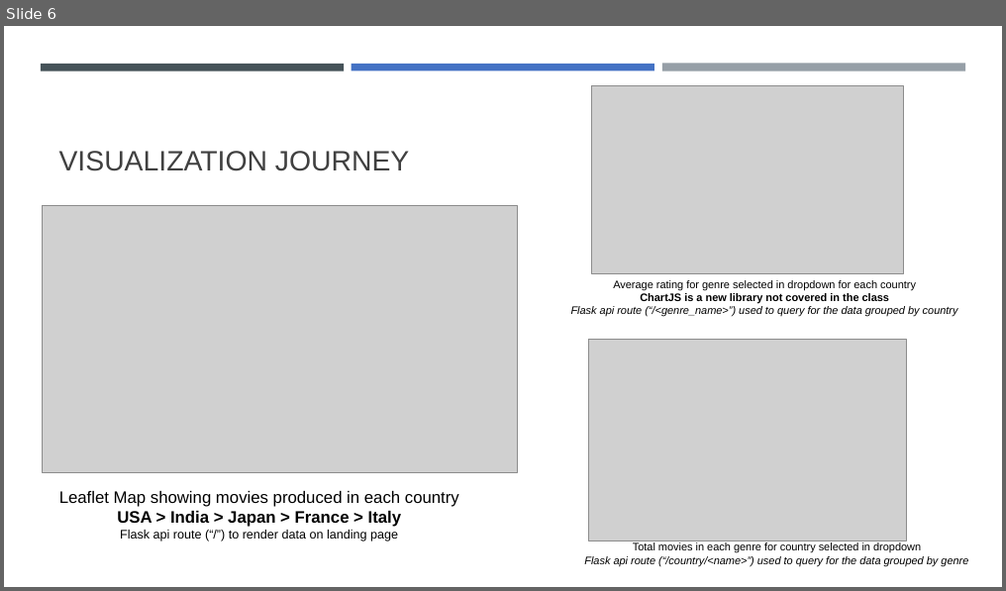
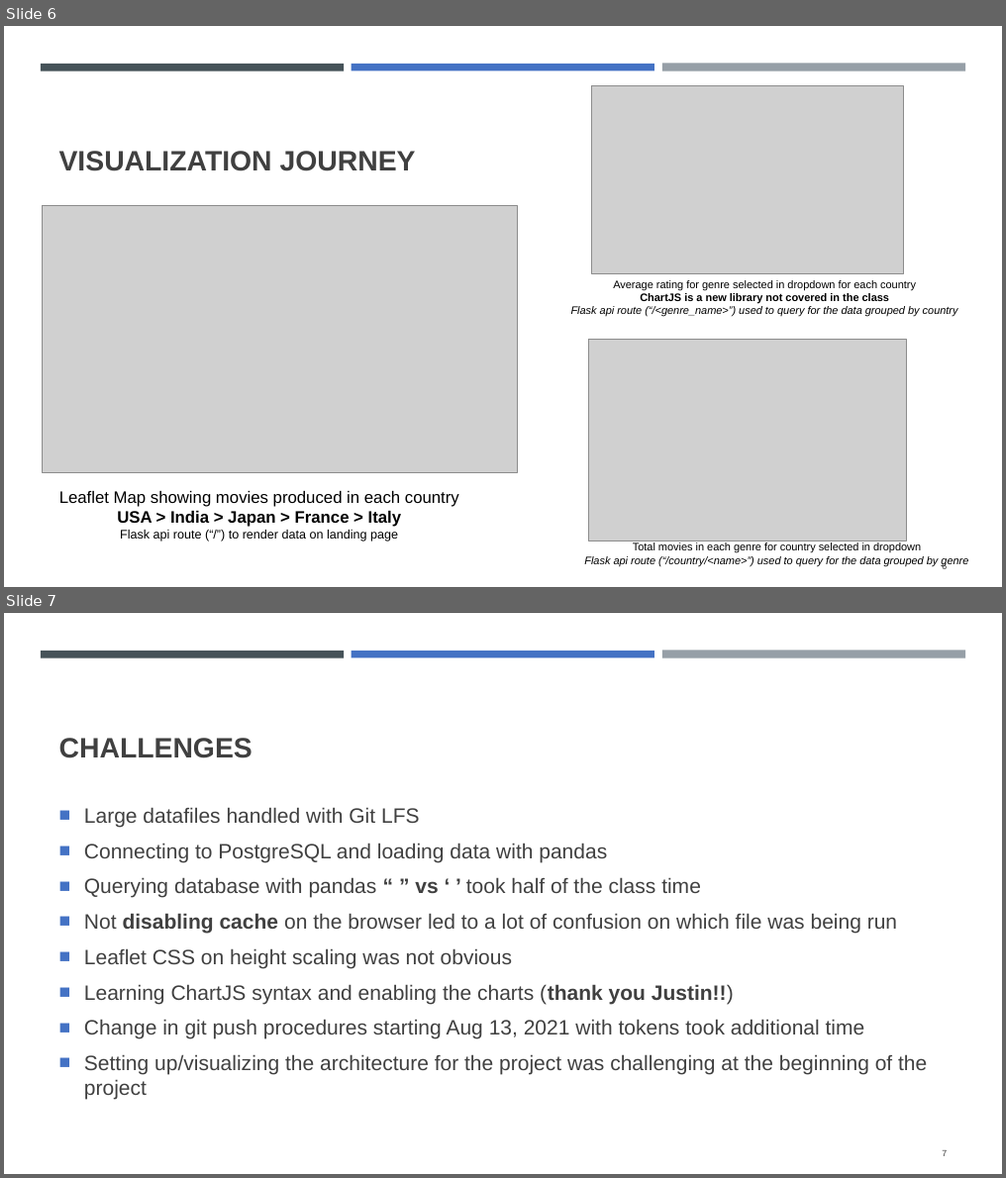
Before and after one commit to MohanPanga/IMDb-Movies-, a slide deck: Movie Guru.pptx. Shown one above the other, each under a label of ours: slide 6 before the commit, slides 6 and 7 after it. The pictures are 1006x591 and 1006x1178 pixels, drawn with LibreOffice and Linux fonts; fonts in the diff are those of the drawing; grey boxes stand for pictures. Boxes give left, top, right and bottom in pixels: in the first picture for what was removed or moved away, otherwise in the second. Text is boxed around its words. In the diff, an @@ line names an element or a change of style, - is before the commit and + after.

```diff
--- a/Movie Guru.pptx
+++ b/Movie Guru.pptx
@@ slide 7 added at (x1=4, y1=613, x2=1002, y2=1174), background #FFFFFF; not listed: 3 template elements that a slide beside it also shows @@
@@ title added at (x1=59, y1=738, x2=252, y2=759), 27 pt, text #404040, bold @@
+CHALLENGES
@@ text added at (x1=84, y1=807, x2=927, y2=1100), 20 pt, text #404040 @@
+■ Large datafiles handled with Git LFS
+■ Connecting to PostgreSQL and loading data with pandas
+■ Querying database with pandas “ ” vs ‘ ’ took half of the class time
+■ Not disabling cache on the browser led to a lot of confusion on which file was being run
+■ Leaflet CSS on height scaling was not obvious
+■ Learning ChartJS syntax and enabling the charts (thank you Justin!!)
+■ Change in git push procedures starting Aug 13, 2021 with tokens took additional time
+■ Setting up/visualizing the architecture for the project was challenging at the beginning of the project
@@ page number added at (x1=942, y1=1151, x2=946, y2=1157), 8.5 pt, text #404040 @@
+7
@@ slide 6 changed as well @@
@@ title "VISUALIZATION JOURNEY" at (x1=59, y1=151, x2=416, y2=172): bold on @@
@@ page number added at (x1=942, y1=564, x2=946, y2=570), 8.5 pt, text #404040 @@
+6
```
Also in this commit, not shown: 3 other slides changed, 2 other slides added, 3 slides removed.
